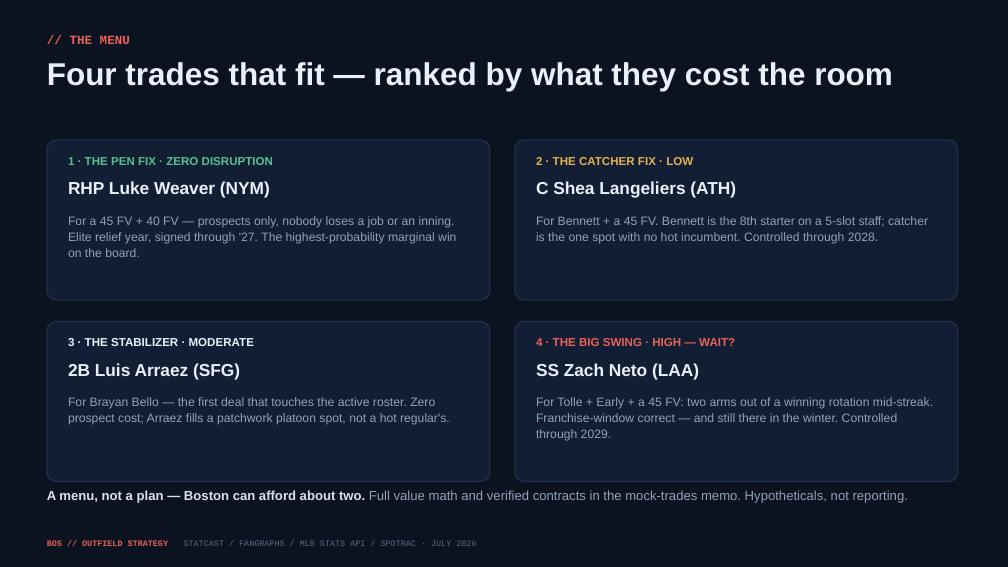
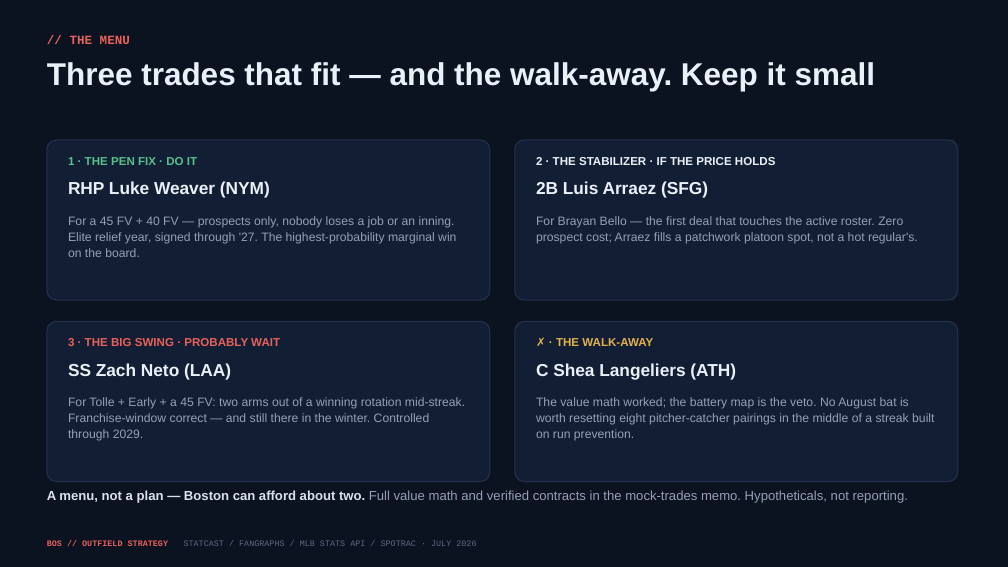
Before and after one commit to justinloo12/jarren-duran-outlier-analysis, a slide deck: slide 12 of outputs/Red_Sox_Outfield_Strategy.pptx (slide 11 before the commit). Drawn at 1008x567 pixels with LibreOffice and Linux fonts; fonts in the diff are those of the drawing. Boxes give left, top, right and bottom in pixels: in the first picture for what was removed or moved away, otherwise in the second. Text is boxed around its words. In the diff, an @@ line names an element or a change of style, - is before the commit and + after.

```diff
--- a/outputs/Red_Sox_Outfield_Strategy.pptx
+++ b/outputs/Red_Sox_Outfield_Strategy.pptx
@@ text at [47,62,875,91]: text changed @@
-Four trades that fit — ranked by what they cost the room
+Three trades that fit — and the walk-away. Keep it small
@@ text at [68,157,197,165]: text changed @@
-1 · THE PEN FIX · ZERO DISRUPTION
+1 · THE PEN FIX · DO IT
@@ text at [536,157,775,165]: text changed; text colour #E3B14E to #EAF0F8 @@
-2 · THE CATCHER FIX · LOW
+2 · THE STABILIZER · IF THE PRICE HOLDS
@@ text at [536,181,708,198]: text changed @@
-C Shea Langeliers (ATH)
+2B Luis Arraez (SFG)
@@ text at [536,216,918,244]: text changed @@
-For Bennett + a 45 FV. Bennett is the 8th starter on a 5-slot staff; catcher is the one spot with no hot incumbent. Controlled through 2028.
+For Brayan Bello — the first deal that touches the active roster. Zero prospect cost; Arraez fills a patchwork platoon spot, not a hot regular's.
@@ text at [68,338,280,346]: text changed; text colour #EAF0F8 to #E8615A @@
-3 · THE STABILIZER · MODERATE
+3 · THE BIG SWING · PROBABLY WAIT
@@ text at [556,338,653,346]: text changed; text colour #E8615A to #E3B14E @@
-4 · THE BIG SWING · HIGH — WAIT?
+✗ · THE WALK-AWAY
@@ text at [68,363,231,380]: text changed @@
-2B Luis Arraez (SFG)
+SS Zach Neto (LAA)
@@ text at [536,363,736,380]: text changed @@
-SS Zach Neto (LAA)
+C Shea Langeliers (ATH)
@@ text at [68,397,465,441]: text changed @@
-For Brayan Bello — the first deal that touches the active roster. Zero prospect cost; Arraez fills a patchwork platoon spot, not a hot regular's.
+For Tolle + Early + a 45 FV: two arms out of a winning rotation mid-streak. Franchise-window correct — and still there in the winter. Controlled through 2029.
@@ text at [536,397,934,441]: text changed @@
-For Tolle + Early + a 45 FV: two arms out of a winning rotation mid-streak. Franchise-window correct — and still there in the winter. Controlled through 2029.
+The value math worked; the battery map is the veto. No August bat is worth resetting eight pitcher-catcher pairings in the middle of a streak built on run prevention.
```
Also in this commit, not shown: 1 other slide changed, 1 slide added, 17 other files.
